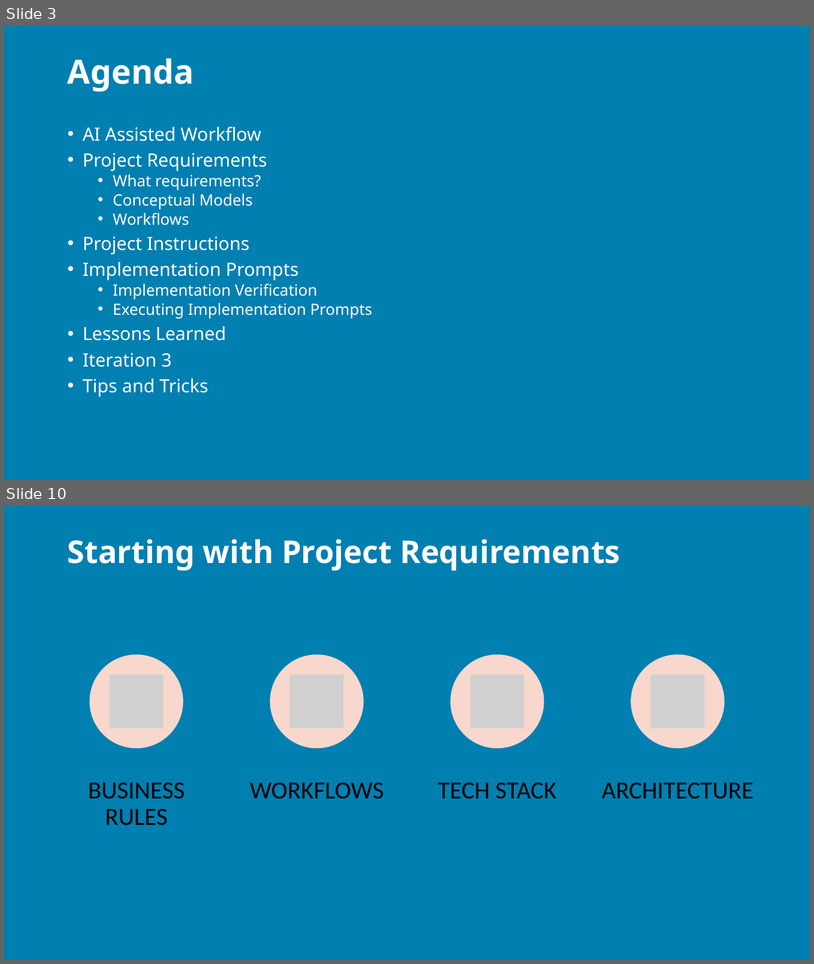
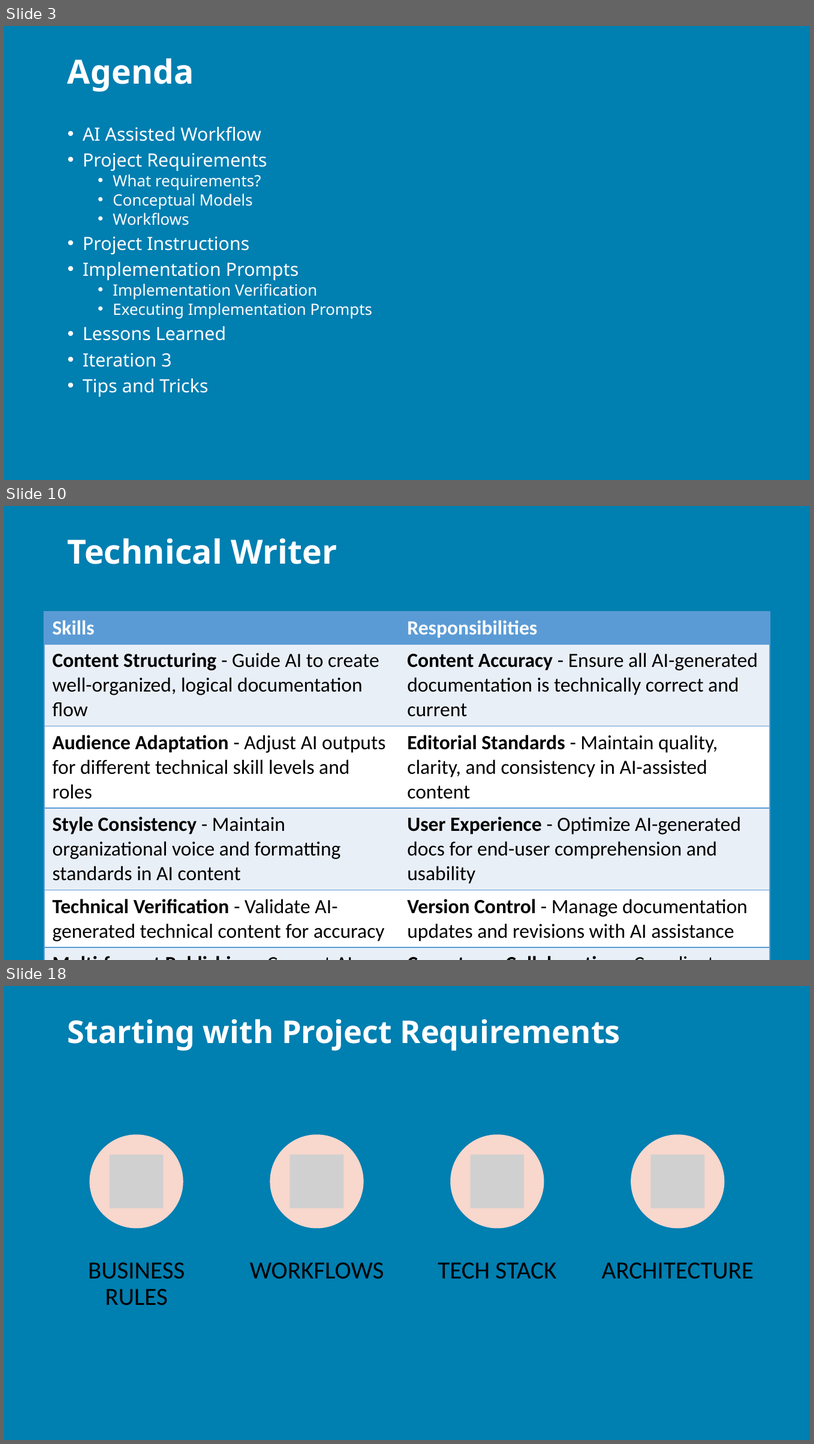
Before and after one commit to j0hnnymiller/AI-Assisted-Software-Development, a slide deck: Slides/AIASD-Greenfield-slides.pptx. Shown one above the other, each under a label of ours: slides 3 and 10 before the commit, slides 3, 10 and 18 after it; the slides between them are not shown. The pictures are 814x964 and 814x1444 pixels, drawn with LibreOffice and Linux fonts; fonts in the diff are those of the drawing; grey boxes stand for pictures; background and template pictures are left out. Boxes give left, top, right and bottom in pixels: in the first picture for what was removed or moved away, otherwise in the second. Text is boxed around its words. In the diff, an @@ line names an element or a change of style, - is before the commit and + after.

Commit message:
feat: add AI-First vs. Prompt-First development slides and supporting markdown content

```diff
--- a/Slides/AIASD-Greenfield-slides.pptx
+++ b/Slides/AIASD-Greenfield-slides.pptx
@@ slide 10 added at <box>4,506,810,960</box>, background picture (left out) @@
@@ title added at <box>68,538,338,564</box>, 29.7 pt, text #FFFFFF, bold @@
+Technical Writer
@@ table added at <box>44,612,770,943</box>, 6 rows, 2 columns @@
+Skills | Responsibilities
+Content Structuring - Guide AI to create well-organized, logical documentation flow | Content Accuracy - Ensure all AI-generated documentation is technically correct and current
+Audience Adaptation - Adjust AI outputs for different technical skill levels and roles | Editorial Standards - Maintain quality, clarity, and consistency in AI-assisted content
+Style Consistency - Maintain organizational voice and formatting standards in AI content | User Experience - Optimize AI-generated docs for end-user comprehension and usability
+Technical Verification - Validate AI-generated technical content for accuracy | Version Control - Manage documentation updates and revisions with AI assistance
+Multi-format Publishing - Convert AI outputs across various documentation formats | Cross-team Collaboration - Coordinate with SMEs to validate and enhance AI-generated content
@@ what was slide 10 is now slide 18 @@
```
Also in this commit, not shown: 3 slides changed, 14 other slides added, 5 slides removed, 3 other files.
